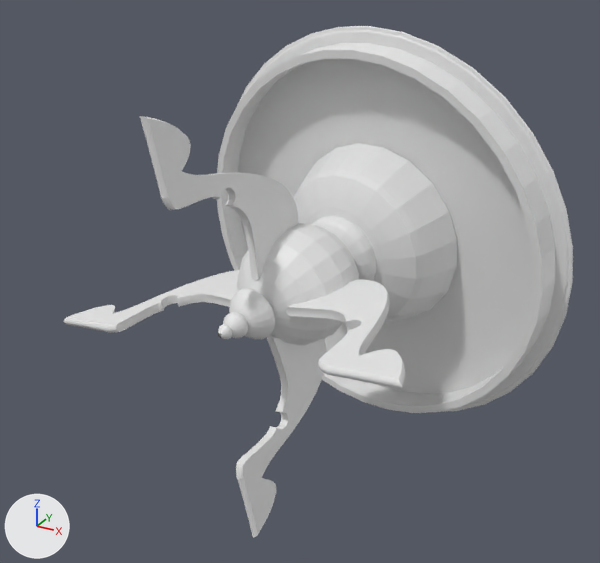
Renders of the OBJ model normalised_v2_dataset/RoundTable/D00702.obj from each side of a commit.
Before and after are seen from a 50 mm camera at (0.786, -1.442, 0.72) aimed at (-0.006, -0.003, 0.0). The lights are fixed; the arrows at lower left show +X, +Y and +Z. Where no turn or scale is listed for an object, it has been applied to the vertices.

Names of what the first picture shows: 'D00702'.
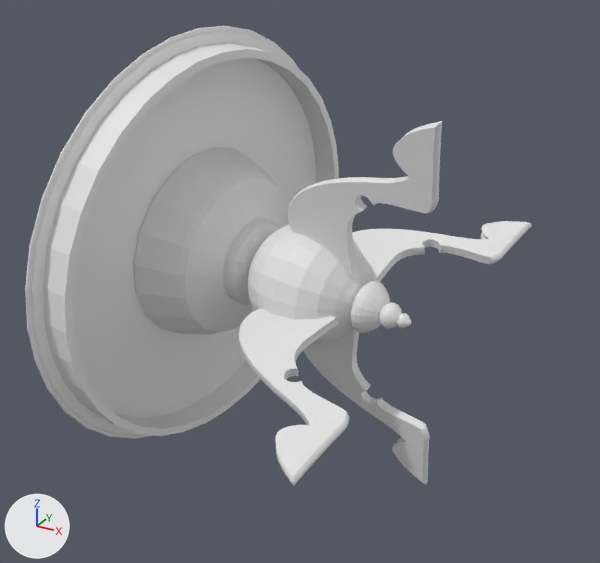
Location of each change, (x1, y1, x2, y2) in pixels of the pictures (600 x 563 px; the box of a moved part takes in the faces that stretch with it):
'D00702', reshaped (10% shorter)
    before: (64, 26, 573, 537)
    after: (25, 26, 532, 486)
part 1 of me_d00702, moved or reshaped
    before: (217, 26, 573, 413)
    after: (25, 26, 339, 439)
part 2 of me_d00702, moved or reshaped
    before: (236, 335, 327, 537)
    after: (303, 328, 430, 484)
part 3 of me_d00702, added
    after: (352, 221, 532, 282)
part 4 of me_d00702, added
    after: (288, 121, 442, 278)
part 5 of me_d00702, added
    after: (239, 309, 349, 486)
part 6 of me_d00702, deleted
    before: (140, 116, 298, 280)
part 7 of me_d00702, deleted
    before: (64, 270, 239, 333)
part 8 of me_d00702, moved or reshaped
    before: (218, 143, 457, 389)
    after: (134, 147, 411, 345)
part 9 of me_d00702, added
    after: (333, 385, 386, 412)

The change in detail:
me_d00702 is used by ob_d00702; location (0.0, 0.0, 0.0).
me_d00702 had 5003 vertices, 9970 faces and spanned x -0.48..0.52, y -0.386..0.373, z -0.465..0.507.
me_d00702 now has 5042 vertices, 9981 faces and spans x -0.372..0.384, y -0.478..0.522, z -0.465..0.51.
me_d00702 part 1: the loose piece of 1627 vertices spanning x -0.438..0.52, y 0.134..0.373, z -0.459..0.507 is multiplied about its middle by the matrix ((-0.011, -1.01, -0.011), (1.009, -0.011, -0.04), (0.04, -0.012, 1.009)), then moved by (-0.3, -0.215, -0.001).
me_d00702 part 2: the loose piece of 577 vertices spanning x -0.015..0.052, y -0.293..0.032, z -0.465..-0.073 is multiplied about its middle by the matrix ((-0.011, -1.01, -0.011), (1.009, -0.011, -0.04), (0.04, -0.012, 1.009)), then moved by (0.115, 0.161, 0.0).
me_d00702 part 3: the loose piece of 583 vertices spanning x 0.04..0.385, y -0.386..-0.003, z -0.008..0.06 is copied, and the copy is multiplied about its middle by the matrix ((-0.011, -1.01, -0.011), (1.009, -0.011, -0.04), (0.04, -0.012, 1.009)), then moved by (-0.02, 0.41, 0.011); it spans x -0.001..0.384, y 0.042..0.391, z -0.004..0.08.
me_d00702 part 4: a new loose piece of 581 vertices spanning x -0.017..0.337, y -0.152..-0.019, z 0.05..0.413.
me_d00702 part 5: a new loose piece of 576 vertices spanning x -0.05..0.266, y -0.478..-0.079, z -0.134..-0.017.
me_d00702 part 6: the loose piece of 580 vertices spanning x -0.139..-0.014, y -0.338..0.014, z 0.049..0.409 is deleted.
me_d00702 part 7: the loose piece of 575 vertices spanning x -0.48..-0.08, y -0.26..0.05, z -0.117..-0.013 is deleted.
me_d00702 part 8: 1643 vertices removed from x -0.177..0.385, y -0.386..0.313, z -0.194..0.247; 1086 vertices added at x -0.315..0.271, y -0.293..0.262, z -0.198..0.25.
me_d00702 part 9: 8 vertices added at x 0.047..0.215, y 0.022..0.062, z -0.284..-0.255.
